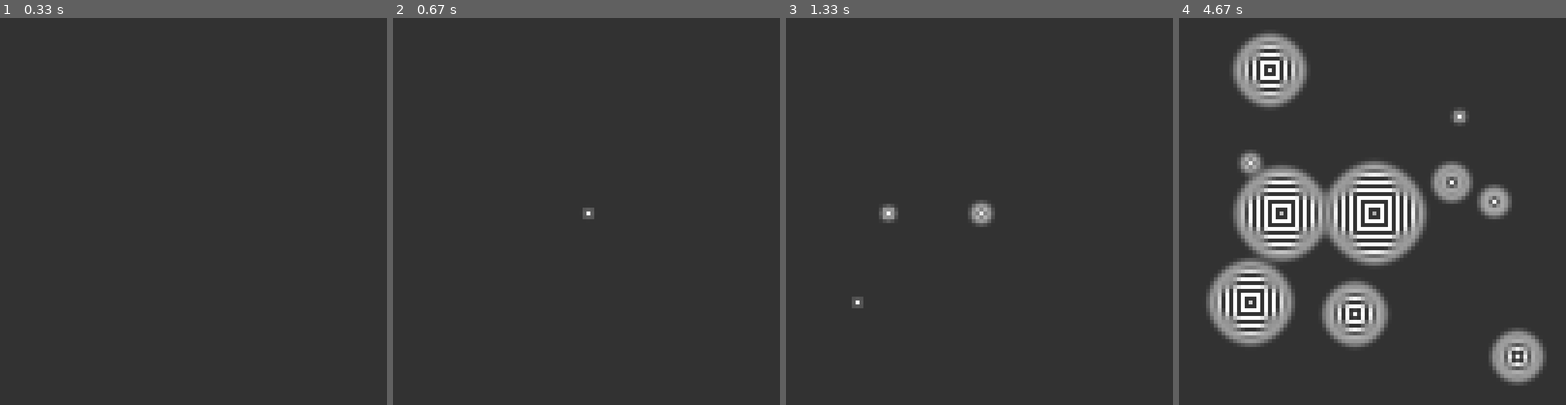
Above: before the commit, frames 1-4 (left to right).
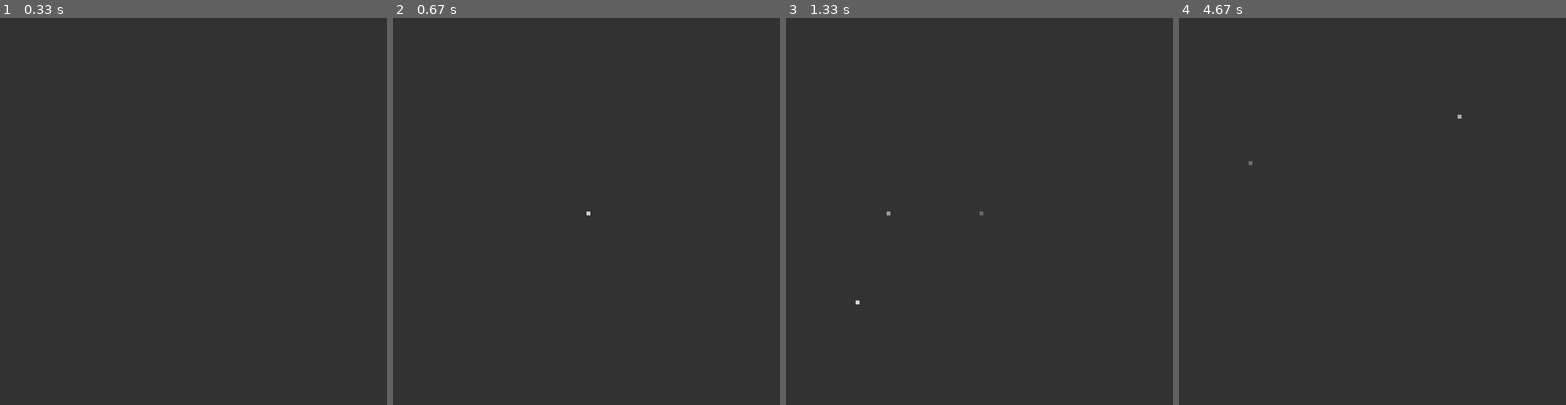
Above: after the commit, the same moments.

Repository: FrozenOwlStudios/mixtape
Game: pygame game, started from python/al/neuro_conway.py
Two runs of this game, one before a commit and one after it. Both use one fixed random seed, a clock stepped at 60 frames per second and the inputs below.
Inputs (mouse positions are in pixels of both pictures, inside the frame that each line leads up to):
- Up to frame 1 (0.33 s): no input
- Up to frame 2 (0.67 s): click (586, 211) at 0.38 s
- Up to frame 3 (1.33 s): click (886, 215) at 0.72 s; click (859, 304) at 1.08 s
- Up to frame 4 (4.67 s): click (1271, 68) at 1.58 s; click (1353, 312) at 1.92 s; click (1519, 358) at 2.42 s; click (1449, 180) at 2.98 s; click (1492, 203) at 3.32 s; click (1248, 161) at 3.75 s; click (1457, 118) at 4.15 s

Frame 1 is identical in both runs. In frame 2, less than 0.1% of the frame differs, in the area x 49-52%, y 49-52%; in frame 3, 0.7%; in frame 4, 19%, in the area x 7-95%, y 4-95%.

Commit message:
Added parametrization

Diff:
--- a/python/al/neuro_conway.py
+++ b/python/al/neuro_conway.py
@@ -56,14 +56,14 @@
         [0.0, 0.0, 0.0, 0.0, 0.0],
         ])
 
-    def __init__(self, shape, initial_state=None):
-        self.agregation = AggregationFunction()
-        self.activation = ActivationFunction()
-        self.update = UpdateFunction()
+    def __init__(self, shape, agregation, activation, update):
+        self.agregation = agregation
+        self.activation = activation
+        self.update = update
         self.grid = np.zeros(shape)
-        if initial_state == 'GLIDER':
-            self.grid = np.zeros((width, height))
-            self.grid[50:55, 50:55] = NeuroConway.GLIDER
+        #if initial_state == 'GLIDER':
+        #    self.grid = np.zeros((width, height))
+        #    self.grid[50:55, 50:55] = NeuroConway.GLIDER
 
     def get_grid_height(self):
         return self.grid.shape[1]
@@ -209,14 +209,29 @@
 
 def parse_arguments():
     parser = argparse.ArgumentParser()
+    parser.add_argument('-m', '--median', type=float, default=3.0,
+                        help='Median of activation function')
+    parser.add_argument('-d', '--divergence_squared', type=float, default=4.0,
+                        help='Parameter that effects width of curve')
+    parser.add_argument('-p', '--power', type=int, default=2,
+                        help='Power used in activation function')
+    parser.add_argument('-s', '--scale', type=float, default=2.0,
+                        help='Scale used in activation function')
+    parser.add_argument('-f', '--shift', type=float, default=-1.0,
+                        help='Shift used in activation function')
     parser.add_argument('--grid_shape', type=size2D, default=(100, 100),
                         help='Size of cellular grid')
     parser.add_argument('--window_shape', type=size2D, default=(800, 800),
                         help='Size of program main window in pixels')
     return parser.parse_args()
 
+#median=2, div_squared=4, power=2, scale=2, shift=-1):
 def main(args):
-    conway = NeuroConway(args.grid_shape,None)
+    agregation = AggregationFunction()
+    activation = ActivationFunction(args.median, args.divergence_squared, args.power,
+                                    args.scale, args.shift)
+    update = UpdateFunction()
+    conway = NeuroConway(args.grid_shape, agregation, activation, update)
     display = Display(args.window_shape, args.grid_shape)
     game = SimulationEngine(conway, display)
     game.init()
